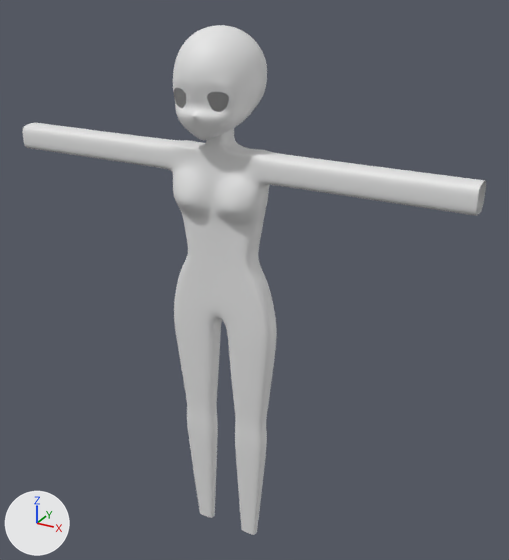
The Blender file untitled.blend as it was, and as the next commit left it.
The view is the same before and after, from a camera (50 mm lens) standing at (13.7, -22.3, 3.9) and looking at (0.8, 1.1, -7.8). The axes (+X, +Y, +Z) are drawn at lower left. The lights are the same throughout.

The first picture shows 'body', 'face'.
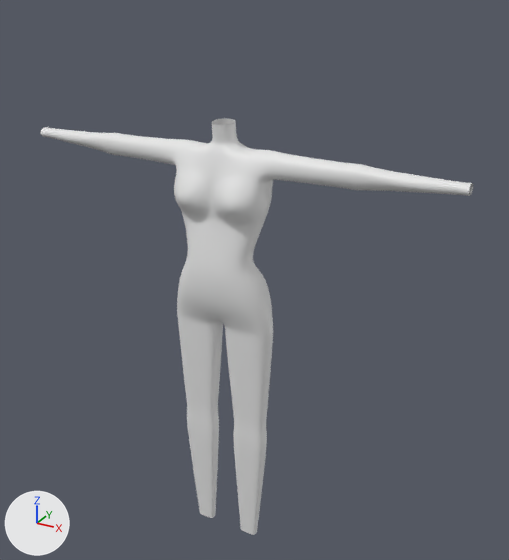
Pixel boxes [x1, y1, x2, y2] of what changed, in the pictures (509 x 560 px):
'body', reshaped (6% narrower)
    before: [23, 123, 486, 535]
    after: [40, 118, 473, 535]
'face', hidden
    before: [173, 25, 267, 141]
part 1 of me_cube_001, built on
    before: [23, 123, 486, 517]
    after: [40, 118, 473, 526]

What the commit changed:
me_cube_001 is used by ob_body; location (0.0, 0.0, -5.62); scale (10.7, 0.73, 3.7).
me_cube_001 had 192 vertices, 175 faces and spanned x 0.0..0.9, y -1.53..0.74, z -3.91..1.18.
me_cube_001 now has 248 vertices, 230 faces and spans x 0.0..0.86, y -1.62..1.97, z -3.91..1.19.
Part 1, on me_cube_001:
8 vertices are removed from x 0.9, y -0.74..0.74, z 0.65..0.93.
21 faces are deleted.
4 vertices in x 0.0..0.16, y 0.74, z 0.24..0.26 move by (0.0, 0.21, 0.0).
4 vertices in x 0.0..0.17, y 0.74, z 0.44..0.46 move by (0.0, 0.56, 0.0).
3 vertices in x 0.18..0.2, y -0.74..0.0, z 0.65..0.79 move by (-0.01, 0.44, 0.0).
118 vertices move from x 0.0..0.22, y -1.53..0.74, z -1.28..1.18 to x 0.0..0.2, y -1.62..1.97, z -1.28..1.19.
64 vertices are added at x 0.0..0.86, y -0.73..1.19, z -3.91..0.93.
76 new faces join them.
Object 'face' (ob_face) is now hidden.
